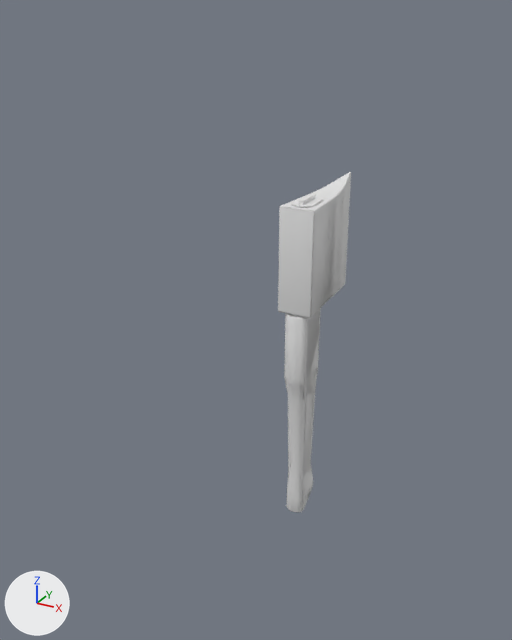
The FBX model Assets/FBX/models/Instruments/Axe's.fbx: old version first, new version second.
One viewpoint serves both versions: a 50 mm camera at (0.503, -1.098, 0.762) aimed at (-0.148, 0.085, 0.171). Every picture has the same lights, and +X, +Y and +Z are marked at lower left.

The older version as bpy lines, for what is in view:
```python
ob_sm_axe_level1 = bpy.data.objects.new('SM_Axe_level1', me_cube)
ob_sm_axe_level1.location = (0.0, 0.0, 0.0)
ob_sm_axe_level2 = bpy.data.objects.new('SM_Axe_level2', me_cube_037)
ob_sm_axe_level2.location = (0.0, 0.0, 0.0)
ob_sm_axe_level3 = bpy.data.objects.new('SM_Axe_level3', me_cube_038)
ob_sm_axe_level3.location = (0.0, 0.0, 0.0)
ob_sm_axe_level4 = bpy.data.objects.new('SM_Axe_level4', me_cube_039)
ob_sm_axe_level4.location = (0.0, 0.0, 0.0)
ob_sm_axe_level5 = bpy.data.objects.new('SM_Axe_level5', me_cube_040)
ob_sm_axe_level5.location = (0.0, 0.0, 0.0)
```
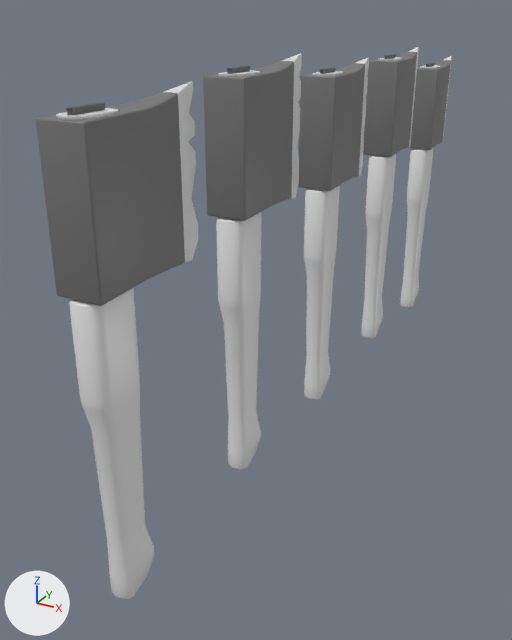
Patch to the scene script:
```diff
--- a/Assets/FBX/models/Instruments/Axe's.fbx.py
+++ b/Assets/FBX/models/Instruments/Axe's.fbx.py
@@ mat_m_axe_paint @@
 mat_m_axe_paint = principled_material('m_axe_paint')
-mat_m_axe_paint.base_color = (0.8, 0.8, 0.8)  # white #e7e7e7
+mat_m_axe_paint.base_color = (0.174, 0.174, 0.174)  # grey #747474
@@ ob_sm_axe_level1 @@
 ob_sm_axe_level1 = bpy.data.objects.new('SM_Axe_level1', me_cube)
-ob_sm_axe_level1.location = (0.0, 0.0, 0.0)
+ob_sm_axe_level1.location = (-0.023, 0.763, 0.172)
@@ ob_sm_axe_level3 @@
 ob_sm_axe_level3 = bpy.data.objects.new('SM_Axe_level3', me_cube_038)
-ob_sm_axe_level3.location = (0.0, 0.0, 0.0)
+ob_sm_axe_level3.location = (-0.02, 0.115, 0.201)
@@ ob_sm_axe_level2 @@
 ob_sm_axe_level2 = bpy.data.objects.new('SM_Axe_level2', me_cube_037)
-ob_sm_axe_level2.location = (0.0, 0.0, 0.0)
+ob_sm_axe_level2.location = (-0.02, 0.443, 0.208)
@@ ob_sm_axe_level4 @@
 ob_sm_axe_level4 = bpy.data.objects.new('SM_Axe_level4', me_cube_039)
-ob_sm_axe_level4.location = (0.0, 0.0, 0.0)
+ob_sm_axe_level4.location = (-0.019, -0.197, 0.223)
@@ ob_sm_axe_level5 @@
 ob_sm_axe_level5 = bpy.data.objects.new('SM_Axe_level5', me_cube_040)
-ob_sm_axe_level5.location = (0.0, 0.0, 0.0)
+ob_sm_axe_level5.location = (-0.021, -0.511, 0.205)
```

Pixel boxes [x1, y1, x2, y2] of what changed, in the pictures (512 x 640 px):
'SM_Axe_level5', recoloured, moved: before [287, 198, 350, 511]; after [36, 81, 198, 599]
'SM_Axe_level4', recoloured, moved: before [279, 203, 312, 511]; after [203, 53, 302, 469]
'SM_Axe_level3', recoloured, moved: before [278, 201, 316, 512]; after [298, 57, 369, 400]
'SM_Axe_level2', recoloured, moved: before [278, 172, 351, 512]; after [361, 47, 419, 338]
'SM_Axe_level1', recoloured, moved: before [280, 174, 351, 512]; after [400, 56, 452, 307]
